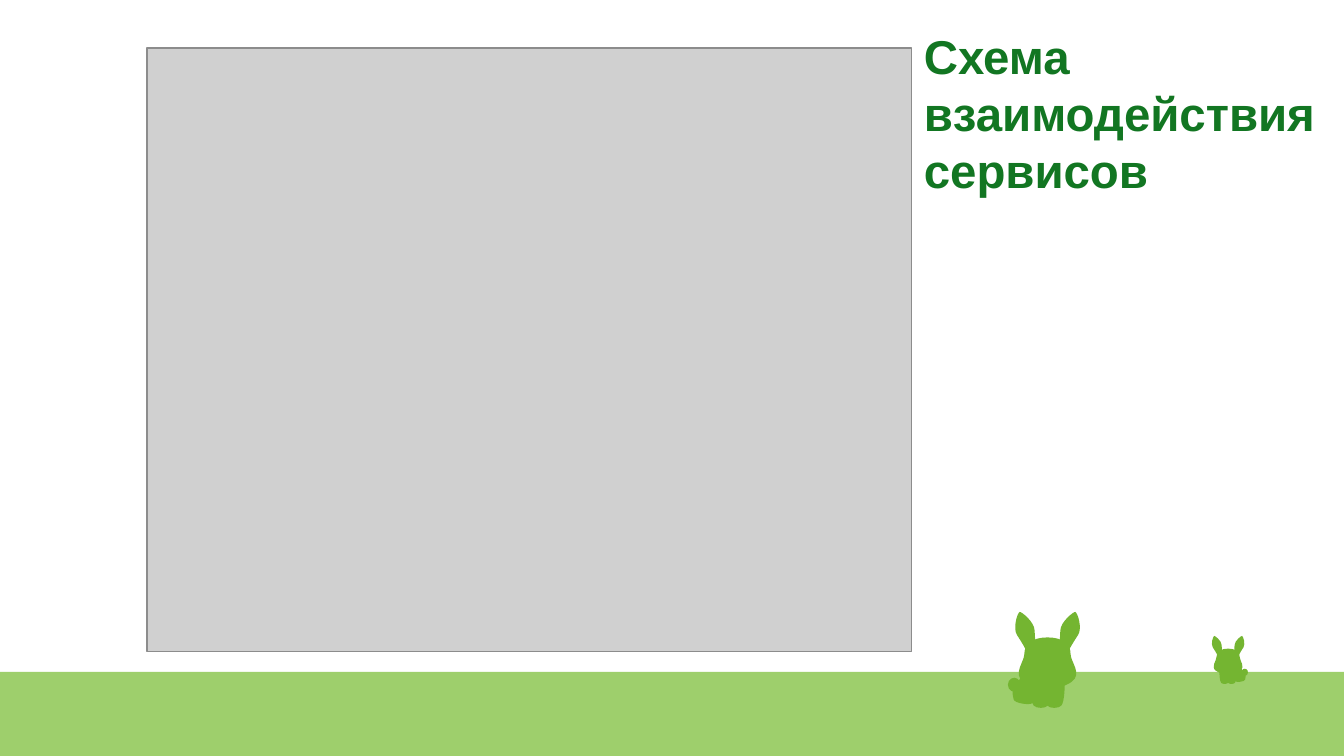
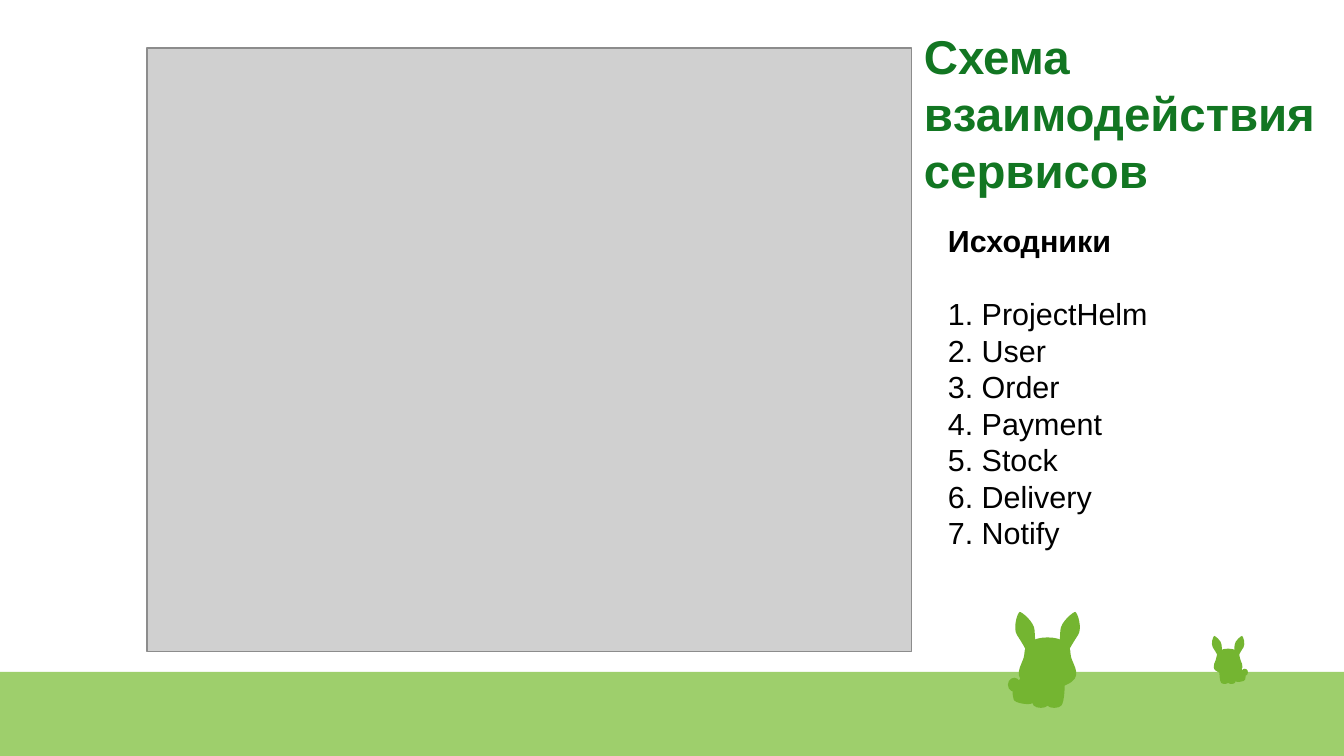
Before and after one commit to LenaLeonteva/OtusHW37Order, a slide deck: slide 7 of schemes/Project.odp (slide 6 before the commit). Drawn at 1344x756 pixels with LibreOffice and Linux fonts; fonts in the diff are those of the drawing; grey boxes stand for pictures. Boxes give left, top, right and bottom in pixels: in the first picture for what was removed or moved away, otherwise in the second. Text is boxed around its words. In the diff, an @@ line names an element or a change of style, - is before the commit and + after.

```diff
--- a/schemes/Project.odp
+++ b/schemes/Project.odp
@@ text added at (x1=948, y1=231, x2=1148, y2=550), 18 pt, text #000000 @@
+Исходники
+1. ProjectHelm
+2. User
+3. Order
+4. Payment
+5. Stock
+6. Delivery
+7. Notify
```
Also in this commit, not shown: 4 other slides changed, 5 slides added, 1 slide removed, 4 other files.
